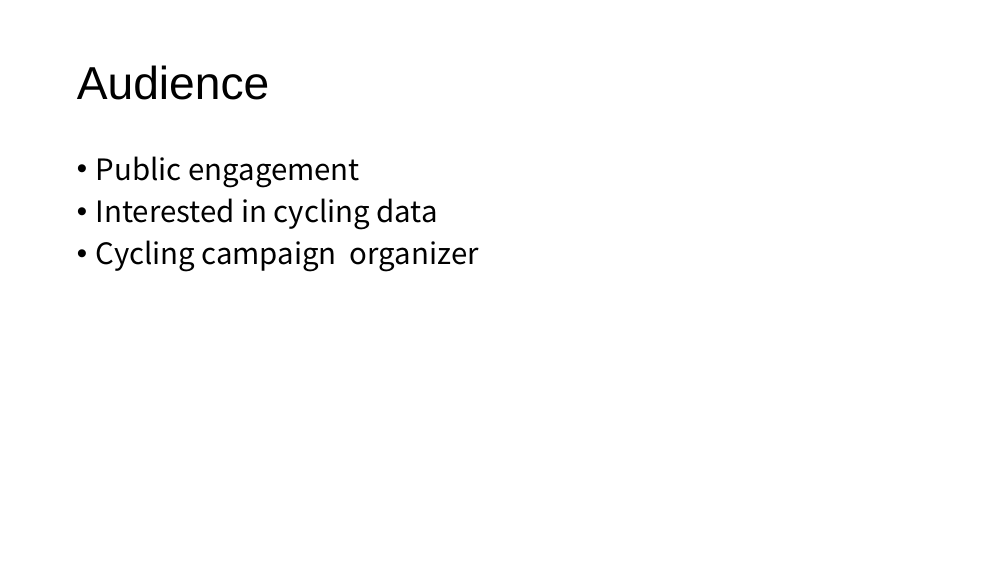
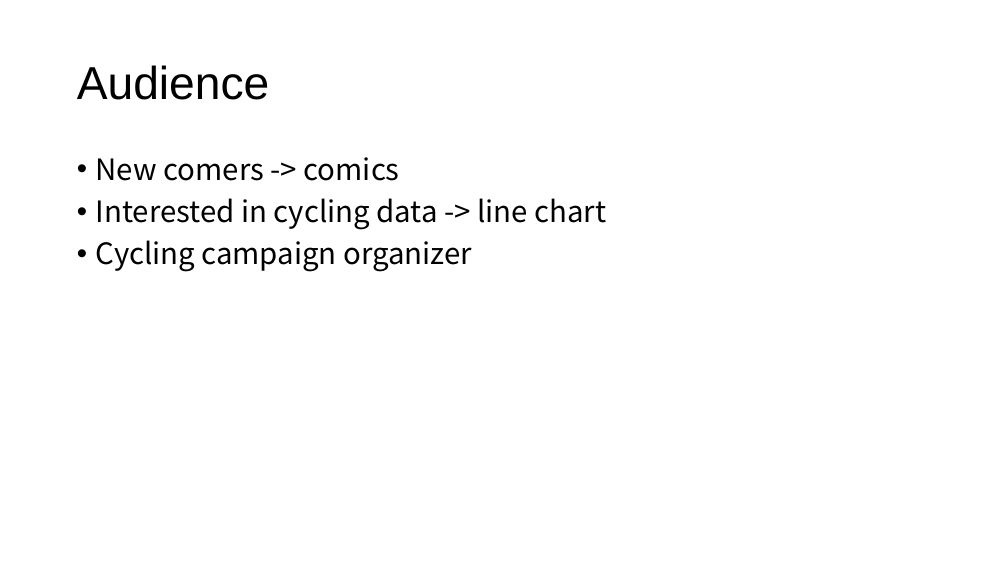
Before and after one commit to YaoTong9190/Bicycling, a slide deck: slide 6 of cycling data presentation.pptx. Drawn at 1008x567 pixels with LibreOffice and Linux fonts; fonts in the diff are those of the drawing. Boxes give left, top, right and bottom in pixels: in the first picture for what was removed or moved away, otherwise in the second. Text is boxed around its words. In the diff, an @@ line names an element or a change of style, - is before the commit and + after.

Commit message:
PPT update

```diff
--- a/cycling data presentation.pptx
+++ b/cycling data presentation.pptx
@@ text at <box>96,157,607,230</box>: text changed @@
-• Public engagement
-• Interested in cycling data
+• New comers -> comics
+• Interested in cycling data -> line chart
```
Also in this commit, not shown: 2 other slides changed, 1 other file.
